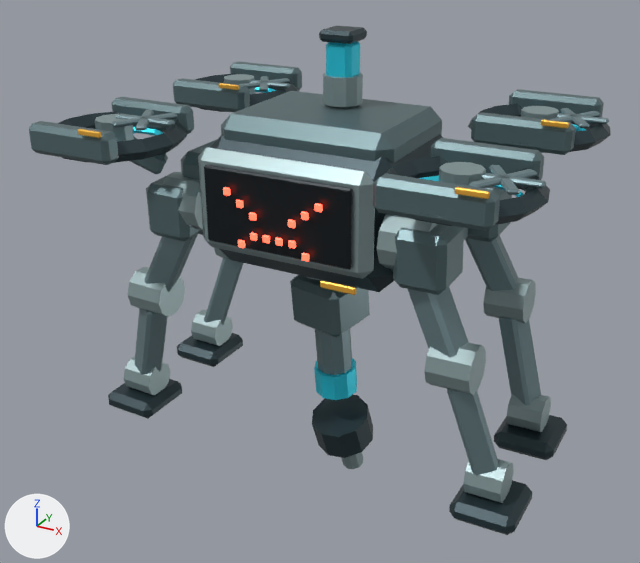
A saved change to the Blender file source/blender/isao-birudoron.blend.
Rendered twice from a 50 mm lens placed at (1.44, -2.7, 2.1), pointed at (-0.03, -0.02, 0.76). Arrows for +X, +Y and +Z are at lower left; the lights stay in place. The picture after the commit comes second.

The first picture shows 'BODY_PITCH_MESH_palette', 'LEG_FL_HIP_MESH_palette', 'LEG_FL_KNEE_MESH_palette', 'LEG_FR_CLAW_MESH_palette', 'LEG_FR_HIP_MESH_palette', 'LEG_FR_KNEE_MESH_palette', 'LEG_RR_KNEE_MESH_palette', 'ROTOR_FL_MOUNT_MESH_palette', 'ROTOR_FR_MOUNT_MESH_palette', 'ROTOR_RL_MOUNT_MESH_palette', 'ROTOR_RR_MOUNT_MESH_palette', 'TOOL_HEAD_MESH_palette' and 13 more.
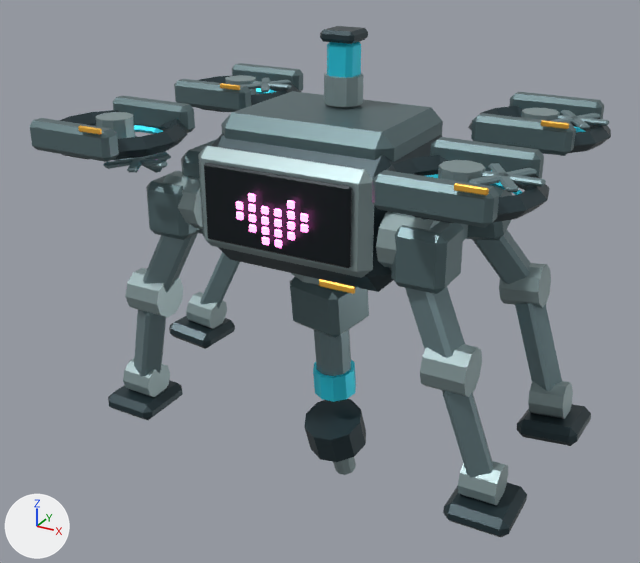
Not drawn themselves, but carrying or shaping drawn objects: ob_body_pitch_001, ob_rotor_fl_spin_001, ob_leg_fl_hip_001, ob_leg_fl_knee_001, ob_leg_fr_hip_001, ob_leg_fr_knee_001, ob_leg_rl_hip_001, ob_leg_rl_knee_001, ob_leg_rr_hip_001, ob_leg_rr_knee_001, ob_tool_nozzle_yaw_001, ob_tool_nozzle_pitch_001, ob_tool_head_001.

Changed parts and their boxes [x1, y1, x2, y2] in the pictures (640 x 563 px):
'BODY_PITCH_MESH_palette', turned
    before: [181, 91, 468, 295]
    after: [181, 91, 468, 294]
'ROTOR_FR_MOUNT_MESH_palette', turned
    before: [373, 138, 550, 231]
    after: [372, 137, 550, 228]
'LEG_FR_HIP_MESH_palette', turned
    before: [377, 214, 469, 358]
    after: [376, 211, 465, 359]
'ROTOR_FL_MOUNT_MESH_palette', turned
    before: [29, 97, 194, 174]
    after: [30, 96, 195, 173]
'LEG_RR_KNEE_MESH_palette', turned
    before: [483, 277, 541, 405]
    after: [499, 263, 562, 391]
'ROTOR_RR_MOUNT_MESH_palette', turned
    before: [468, 89, 611, 155]
    after: [468, 92, 611, 156]
'LEG_FR_KNEE_MESH_palette', turned
    before: [424, 343, 499, 476]
    after: [420, 344, 493, 478]
'LEG_FL_HIP_MESH_palette', turned
    before: [145, 171, 203, 292]
    after: [143, 170, 202, 293]
'LEG_RR_CLAW_MESH_palette', turned
    before: [494, 394, 567, 460]
    after: [517, 381, 591, 446]
'LEG_FR_CLAW_MESH_palette', turned
    before: [449, 459, 533, 535]
    after: [443, 461, 527, 537]
'ROTOR_RL_MOUNT_MESH_palette', turned
    before: [173, 62, 302, 112]
    after: [174, 63, 303, 112]
'TOOL_HEAD_MESH_palette', turned, moved
    before: [312, 395, 373, 469]
    after: [304, 399, 366, 475]
'LEG_FL_KNEE_MESH_palette', turned
    before: [127, 267, 185, 375]
    after: [125, 268, 184, 377]
'TOOL_NOZZLE_PITCH_MESH_palette', turned, moved
    before: [290, 275, 370, 338]
    after: [290, 277, 369, 338]
'LEG_RL_CLAW_MESH_palette', turned, moved
    before: [177, 310, 243, 367]
    after: [169, 292, 235, 349]
'LEG_RR_HIP_MESH_palette', turned
    before: [465, 186, 518, 291]
    after: [466, 185, 531, 284]
'SENSOR_MAST_MESH_palette', turned
    before: [319, 26, 367, 107]
    after: [320, 26, 368, 107]
'LEG_FL_CLAW_MESH_palette', turned
    before: [108, 356, 182, 419]
    after: [108, 358, 183, 420]
'TOOL_NOZZLE_EXTEND_MESH_palette', turned, moved
    before: [314, 329, 357, 400]
    after: [313, 330, 356, 402]
'LEG_RL_KNEE_MESH_palette', turned, moved
    before: [204, 248, 243, 325]
    after: [200, 252, 240, 309]
'ROTOR_FL_SPIN_MESH_palette', turned, moved
    before: [111, 110, 178, 130]
    after: [103, 153, 171, 173]
'ROTOR_FR_SPIN_MESH_palette', turned
    before: [469, 165, 546, 195]
    after: [469, 163, 546, 192]
'FACE_LOVE_SMALL_MESH_PINK.001', added
    after: [236, 193, 308, 248]
'FACE_ALARM_MESH_RED.001', turned (not visible afterwards)
    before: [223, 187, 323, 262]
'ROTOR_RR_SPIN_MESH_palette', turned
    before: [549, 108, 609, 128]
    after: [550, 110, 609, 129]
'ROTOR_RL_SPIN_MESH_palette', turned
    before: [239, 76, 290, 91]
    after: [242, 78, 292, 92]
'TOOL_NOZZLE_YAW_MESH_palette', turned, moved (mostly hidden)
    before: [307, 277, 329, 282]
    after: [291, 273, 320, 285]

What changed in the scene script:
```text
Add mat_isao_pink_lod1:
    mat_isao_pink_lod1 = principled_material('ISAO_PINK_LOD1')
    mat_isao_pink_lod1.base_color = (1.0, 0.18, 0.62)  # pink #ff76ce
    mat_isao_pink_lod1.metallic = 0.25
    mat_isao_pink_lod1.roughness = 0.44
    mat_isao_pink_lod1.emission_color = (1.0, 0.18, 0.62)  # pink #ff76ce
    mat_isao_pink_lod1.emission_strength = 3.5
Add me_cube_405:
    me_cube_405.from_pydata(...)  # 480 vertices, 520 faces; spans x -0.064..0.213, y -0.006..0.006, z -0.158..0.014
    me_cube_405.materials.append(mat_isao_pink_lod1)  # pink #ff76ce, glowing pink #ff76ce
Change ob_body_pitch_001:
    ob_body_pitch_001.rotation_euler: (0.0126, 0.0, 0.00451) -> (-0.0014, 0.0, -0.000892)  # degrees (0.7, 0, 0.3) -> degrees (-0.1, 0, -0.1)
Change ob_rotor_fl_spin_001:
    ob_rotor_fl_spin_001.location: (-0.0058, 0.0233, 0.0617) -> (0.0268, -0.0729, -0.06)
Change ob_leg_fl_hip_001:
    ob_leg_fl_hip_001.rotation_euler: (0.0307, 0.0198, 0.00902) -> (-0.00768, 0.0064, -0.00269)  # degrees (1.8, 1.1, 0.5) -> degrees (-0.4, 0.4, -0.2)
Change ob_leg_fl_knee_001:
    ob_leg_fl_knee_001.rotation_euler: (-0.0433, 0.0, -0.0108) -> (0.0129, 0.0, 0.00409)  # degrees (-2.5, 0, -0.6) -> degrees (0.7, 0, 0.2)
Change ob_leg_fr_hip_001:
    ob_leg_fr_hip_001.rotation_euler: (0.0307, -0.0198, -0.00902) -> (-0.00768, -0.0064, 0.00269)  # degrees (1.8, -1.1, -0.5) -> degrees (-0.4, -0.4, 0.2)
Change ob_leg_fr_knee_001:
    ob_leg_fr_knee_001.rotation_euler: (-0.0433, 0.0, 0.0108) -> (0.0129, 0.0, -0.00409)  # degrees (-2.5, 0, 0.6) -> degrees (0.7, 0, -0.2)
Change ob_leg_rl_hip_001:
    ob_leg_rl_hip_001.location: (-0.43, 0.25, -0.02) -> (-0.421, 0.263, -0.0363)
    ob_leg_rl_hip_001.rotation_euler: (0.0307, 0.0198, 0.00902) -> (0.24, 0.12, -0.0349)  # degrees (1.8, 1.1, 0.5) -> degrees (14, 6.9, -2)
Change ob_leg_rl_knee_001:
    ob_leg_rl_knee_001.location: (-0.17, 0.035, -0.39) -> (-0.18, 0.0261, -0.372)
    ob_leg_rl_knee_001.rotation_euler: (-0.0433, 0.0, -0.0108) -> (-0.32, 0.0, 0.0499)  # degrees (-2.5, 0, -0.6) -> degrees (-18, 0, 2.9)
Change ob_leg_rr_hip_001:
    ob_leg_rr_hip_001.rotation_euler: (0.0307, -0.0198, -0.00902) -> (0.24, -0.12, 0.0349)  # degrees (1.8, -1.1, -0.5) -> degrees (14, -6.9, 2)
Change ob_leg_rr_knee_001:
    ob_leg_rr_knee_001.rotation_euler: (-0.0433, 0.0, 0.0108) -> (-0.32, 0.0, -0.0499)  # degrees (-2.5, 0, 0.6) -> degrees (-18, 0, -2.9)
Change ob_tool_nozzle_yaw_001:
    ob_tool_nozzle_yaw_001.location: (-0.000477, 0.0392, -0.212) -> (0.000234, 0.0073, -0.216)
Change ob_tool_nozzle_pitch_001:
    ob_tool_nozzle_pitch_001.location: (0.00465, -0.0386, -0.128) -> (-0.003, -0.00766, -0.124)
Change ob_tool_head_001:
    ob_tool_head_001.location: (0.0153, -0.00157, -0.498) -> (0.0111, -0.0316, -0.492)
Add ob_face_love_small_mesh_pink_001:
    ob_face_love_small_mesh_pink_001 = bpy.data.objects.new('FACE_LOVE_SMALL_MESH_PINK.001', me_cube_405)
    ob_face_love_small_mesh_pink_001.parent = ob_face_love_small_001
    ob_face_love_small_mesh_pink_001.location = (-0.075, -0.012, 0.054)
Add ob_face_love_small_001:
    ob_face_love_small_001 = bpy.data.objects.new('FACE_LOVE_SMALL.001', None)
    ob_face_love_small_001.parent = ob_led_panel_001
    ob_face_love_small_001.location = (0.0, 0.0, 0.0)
    ob_face_love_small_001.scale = (0.98, 0.98, 0.98)
```
